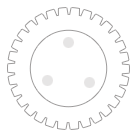
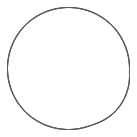
Before/after of a 137 x 137 layered artwork. What changed in the layer stack:
hid group "lugs" (3 layers) over <box>42,37,95,88</box>
added layer "Layer 8" above "a" over <box>7,7,130,130</box>
hid "a" over <box>8,8,129,129</box>
